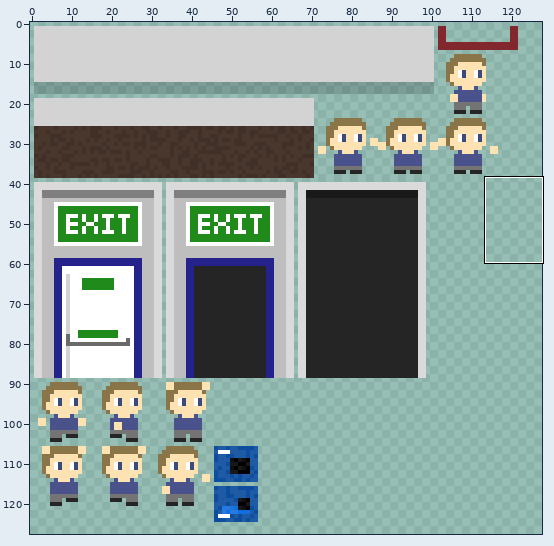
Two states of a sprite sheet, build/assets/sprites.png. Above: a wide view before the commit, with the close-up outlined.
Close-up. Old version:
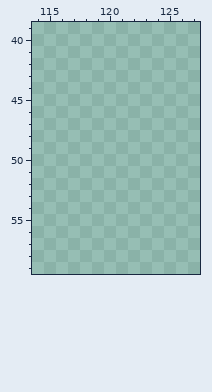
The file is 256x256 pixels, drawn in blocks of 2x2; one block is one cell here. Colours within 5 levels of each other are drawn and written as one. Shown: x 114..127, y 39..59. The commit also changed other parts of the picture, which this record leaves out.
And afterwards:
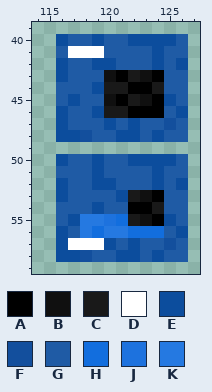
Palette (. is transparent): A #000000  B #101010  C #191919  D #ffffff  E #0c4d9d  F #134f9d  G #1f5ba5  H #126ede  J #1d72de  K #2579e1
The exact change:
y 40: x 116..126 ........... -> EGGEGGEEEEG
y 41: x 116..126 ........... -> GDDDGGGGEGG
y 42: x 116..126 ........... -> EGGEEGGGEGE
y 43: x 116..126 ........... -> EGGGBACBAGG
y 44: x 116..126 ........... -> GGGECCAACGG
y 45: x 116..126 ........... -> GEGGBACBAEG
y 46: x 116..126 ........... -> EGGECCAAAGE
y 47: x 116..126 ........... -> EGGGEGEGGFG
y 48: x 116..126 ........... -> EEFGGEEGEGG
y 50: x 116..126 ........... -> EGGEGGEEEEG
y 51: x 116..126 ........... -> GGGEGGGGEGG
y 52: x 116..126 ........... -> EGGEEGGGEGE
y 53: x 116..126 ........... -> EGGGGECBAGG
y 54: x 116..126 ........... -> GGGEGGAACGG
y 55: x 116..126 ........... -> GEKKJHCBAEG
y 56: x 116..126 ........... -> EGKHKKHHHGE
y 57: x 116..126 ........... -> EDDDEGEGGFG
y 58: x 116..126 ........... -> EEFGGEEGEGG
Boxes around the changes in both close-ups, in picture pixels (x1, y1, x2, y2):
added: (56, 34, 188, 262)
